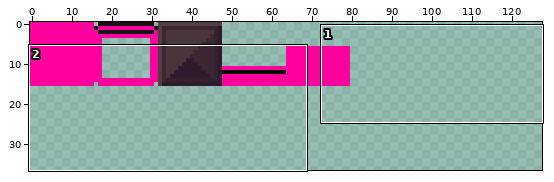
One commit to this pixel-art file: assets/art/tileset/collision.aseprite. The picture above shows the old version from afar; the outline marks the close-up.
Close-up. Earlier state:
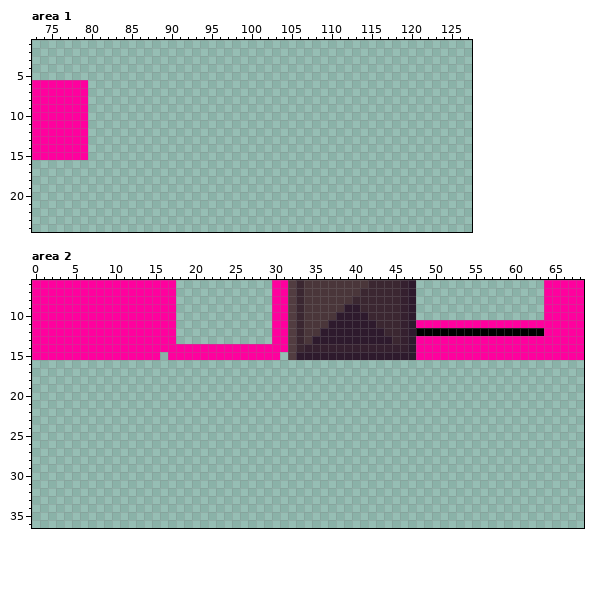
128x128 pixels, 1 frame. Colours within 5 levels of each other are drawn and written as one. Shown: area 1: x 73..127, y 1..24; area 2: x 0..68, y 6..36. The wide view leaves out empty margins.
The same view after the edit:
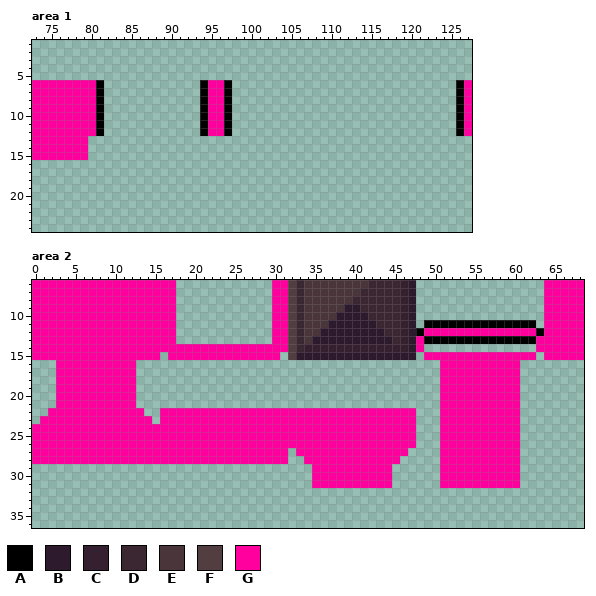
Palette (. is transparent): A #000000  B #2e1a2d  C #35202f  D #3b2731  E #4a363a  F #523d41  G #ff009e
Difference:
Changed rows in their new state; - is an unchanged pixel.
Area 1:
first column x 80:
 6 GA------------AGGA----------------------------AG
 7 GA------------AGGA----------------------------AG
 8 GA------------AGGA----------------------------AG
 9 GA------------AGGA----------------------------AG
10 GA------------AGGA----------------------------AG
11 GA------------AGGA----------------------------AG
12 GA------------AGGA----------------------------AG
Area 2:
first column x 0:
11 ------------------------------------------------.AAAAAAAAAAAAAA.
12 -------------------------------------------------GGGGGGGGGGGGGG-
13 -------------------------------------------------AAAAAAAAAAAAAA-
14 -------------------------------------------------..............-
15 ------------------------------------------------.--------------.
16 ---GGGGGGGGGG--------------------------------------GGGGGGGGGG---
17 ---GGGGGGGGGG--------------------------------------GGGGGGGGGG---
18 ---GGGGGGGGGG--------------------------------------GGGGGGGGGG---
19 ---GGGGGGGGGG--------------------------------------GGGGGGGGGG---
20 ---GGGGGGGGGG--------------------------------------GGGGGGGGGG---
21 ---GGGGGGGGGG--------------------------------------GGGGGGGGGG---
22 --GGGGGGGGGGGG--GGGGGGGGGGGGGGGGGGGGGGGGGGGGGGGG---GGGGGGGGGG---
23 -GGGGGGGGGGGGGG-GGGGGGGGGGGGGGGGGGGGGGGGGGGGGGGG---GGGGGGGGGG---
24 GGGGGGGGGGGGGGGGGGGGGGGGGGGGGGGGGGGGGGGGGGGGGGGG---GGGGGGGGGG---
25 GGGGGGGGGGGGGGGGGGGGGGGGGGGGGGGGGGGGGGGGGGGGGGGG---GGGGGGGGGG---
26 GGGGGGGGGGGGGGGGGGGGGGGGGGGGGGGGGGGGGGGGGGGGGGGG---GGGGGGGGGG---
27 GGGGGGGGGGGGGGGGGGGGGGGGGGGGGGGG-GGGGGGGGGGGGGG----GGGGGGGGGG---
28 GGGGGGGGGGGGGGGGGGGGGGGGGGGGGGGG--GGGGGGGGGGGG-----GGGGGGGGGG---
29 -----------------------------------GGGGGGGGGG------GGGGGGGGGG---
30 -----------------------------------GGGGGGGGGG------GGGGGGGGGG---
31 -----------------------------------GGGGGGGGGG------GGGGGGGGGG---
Changed places in both close-ups, as pixel boxes (x1, y1, x2, y2):
added: (88, 80, 104, 136)
added: (200, 80, 232, 136)
added: (456, 80, 472, 136)
changed: (416, 320, 544, 488)
added: (32, 360, 416, 488)
